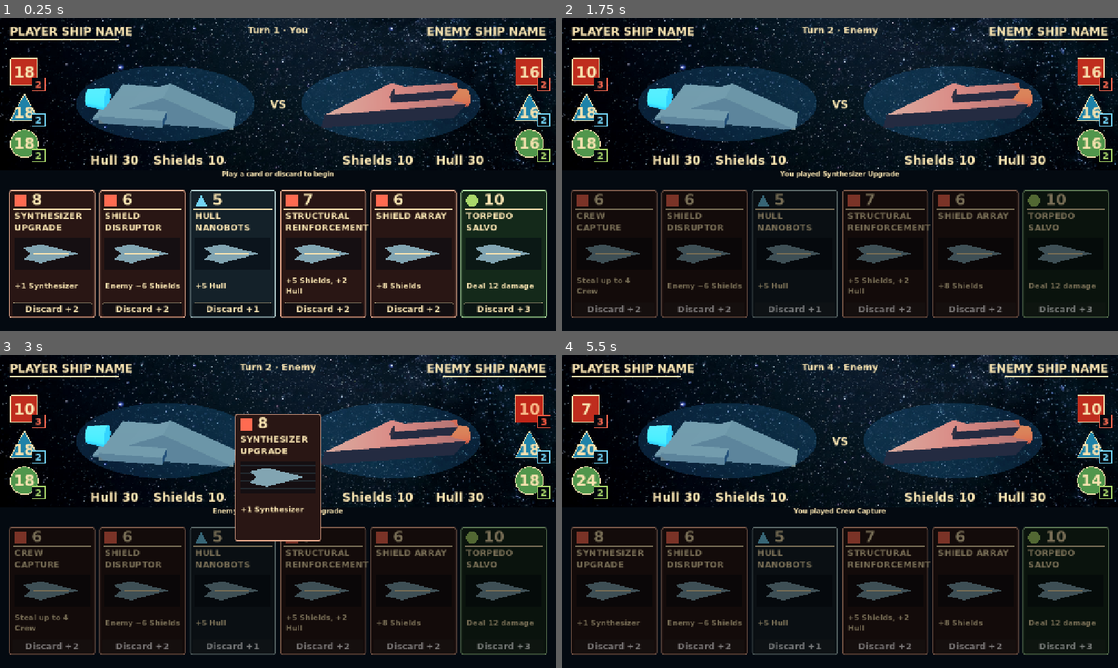
Above: before the commit, frames 1-4 (two rows, left to right).
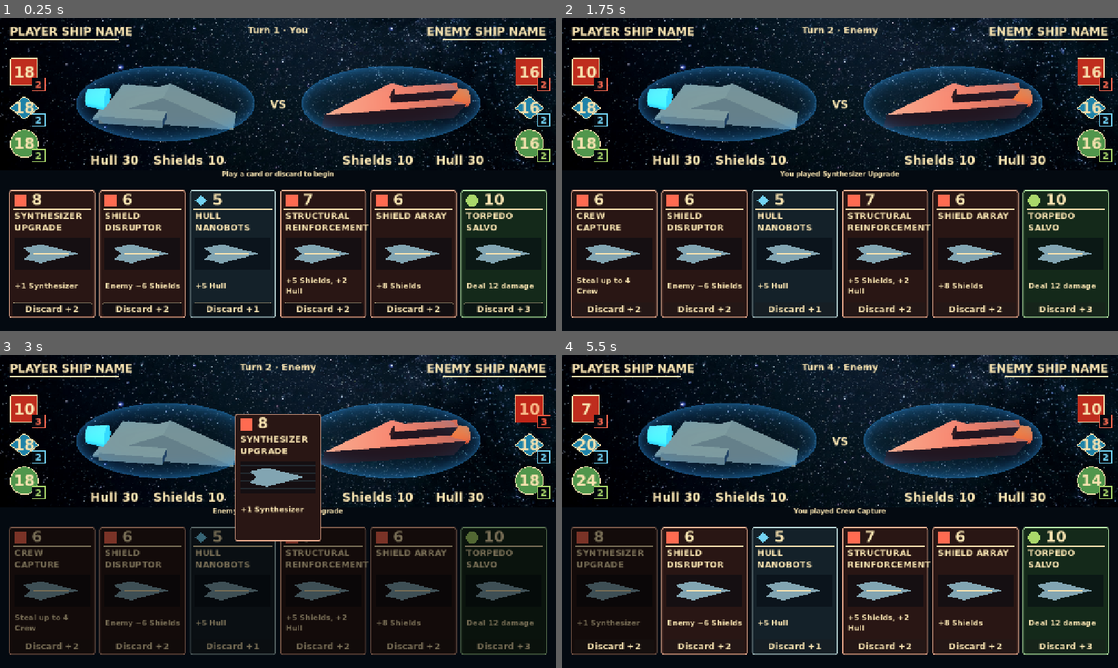
Above: after the commit, the same moments.

Repository: RPGMaster2000/arcospace
Game: Godot game, scene res://scenes/board_3d.tscn
Two runs of this game, one before a commit and one after it. Both use one fixed random seed, a clock stepped at 60 frames per second and the inputs below.
Inputs (mouse positions are in pixels of both pictures, inside the frame that each line leads up to):
- Up to frame 1 (0.25 s): no input
- Up to frame 2 (1.75 s): click "8" at 0.5 s; move the mouse to (962, 158) at 1.27 s; click (962, 158) at 1.42 s
- Up to frame 3 (3 s): drag from (166, 527) to (250, 574) at 2.02 s; move the mouse to (333, 442) at 2.77 s; click (333, 442) at 2.92 s
- Up to frame 4 (5.5 s): drag from (812, 574) to (673, 464) at 3.52 s; click "6" at 4.25 s; move the mouse to (1006, 558) at 5.02 s; click (1006, 558) at 5.17 s

The runs differ from the first frame. In frame 1, 4.6% of the frame differs, in the area x 1-98%, y 15-61%; in frame 2, 13%, in the area x 1-99%, y 15-96%; in frame 3, 4.8%; in frame 4, 12%.

Commit message:
Add shield strength gradients, hull effects and smooth turn presentation

Diff:
--- a/scenes/board.tscn
+++ b/scenes/board.tscn
@@ -16,6 +16,8 @@
 
 [ext_resource type="Script" path="res://scripts/battle_effects.gd" id="6_effects"]
 
+[ext_resource type="Script" path="res://scripts/turn_presentation.gd" id="7_turn"]
+
 [sub_resource type="SystemFont" id="BoldFont"]
 font_names = PackedStringArray("DejaVu Sans", "Arial")
 font_weight = 700
@@ -146,19 +148,19 @@
 
 [node name="Shape" type="Polygon2D" parent="PlayerResource2" unique_id=609049209]
 color = Color(0.12, 0.51, 0.66, 1)
-polygon = PackedVector2Array(33, 0, 67, 63, 0, 63)
+polygon = PackedVector2Array(0, 33, 33, 7, 66, 33, 33, 59)
 
 [node name="Outline" type="Line2D" parent="PlayerResource2" unique_id=1658419309]
-points = PackedVector2Array(33, 0, 67, 63, 0, 63, 33, 0)
+points = PackedVector2Array(0, 33, 33, 7, 66, 33, 33, 59, 0, 33)
 width = 2.0
 default_color = Color(0.97, 0.89, 0.69, 1)
 antialiased = true
 
 [node name="energy" type="Label" parent="PlayerResource2" unique_id=1179632290]
 layout_mode = 0
-offset_top = 22.0
+offset_top = 11.0
 offset_right = 66.0
-offset_bottom = 68.0
+offset_bottom = 57.0
 theme_override_font_sizes/font_size = 34
 text = "16"
 horizontal_alignment = 1
@@ -314,19 +316,19 @@
 
 [node name="Shape" type="Polygon2D" parent="EnemyResource2" unique_id=1922745462]
 color = Color(0.12, 0.51, 0.66, 1)
-polygon = PackedVector2Array(33, 0, 67, 63, 0, 63)
+polygon = PackedVector2Array(0, 33, 33, 7, 66, 33, 33, 59)
 
 [node name="Outline" type="Line2D" parent="EnemyResource2" unique_id=990162519]
-points = PackedVector2Array(33, 0, 67, 63, 0, 63, 33, 0)
+points = PackedVector2Array(0, 33, 33, 7, 66, 33, 33, 59, 0, 33)
 width = 2.0
 default_color = Color(0.97, 0.89, 0.69, 1)
 antialiased = true
 
 [node name="energy" type="Label" parent="EnemyResource2" unique_id=649610336]
 layout_mode = 0
-offset_top = 22.0
+offset_top = 11.0
 offset_right = 66.0
-offset_bottom = 68.0
+offset_bottom = 57.0
 theme_override_font_sizes/font_size = 34
 text = "16"
 horizontal_alignment = 1
@@ -612,6 +614,23 @@
 [node name="BattleEffects" type="Node" parent="."]
 script = ExtResource("6_effects")
 
+[node name="EnemyTurnBanner" type="Label" parent="."]
+layout_mode = 0
+offset_left = 430.0
+offset_top = 267.0
+offset_right = 850.0
+offset_bottom = 307.0
+mouse_filter = 2
+theme_override_colors/font_color = Color(1, 0.65, 0.45, 1)
+theme_override_colors/font_shadow_color = Color(0, 0, 0, 0.9)
+theme_override_constants/shadow_offset_x = 2
+theme_override_constants/shadow_offset_y = 2
+theme_override_font_sizes/font_size = 26
+text = "ENEMY TURN"
+horizontal_alignment = 1
+vertical_alignment = 1
+script = ExtResource("7_turn")
+
 [editable path="ShieldPlatingCard"]
 [editable path="SynthesizerUpgradeCard"]
 [editable path="LaserBurstCard"]
--- a/scenes/card.tscn
+++ b/scenes/card.tscn
@@ -77,7 +77,7 @@
 
 
 [node name="Energy" type="Polygon2D" parent="ResourceIcon"]
-polygon = PackedVector2Array(14, 0, 29, 28, 0, 28)
+polygon = PackedVector2Array(0, 14, 14, 3, 28, 14, 14, 25)
 color = Color(0.45, 0.83, 0.96, 1)
 
 
--- a/scenes/ship_3d.tscn
+++ b/scenes/ship_3d.tscn
@@ -1,6 +1,7 @@
-[gd_scene load_steps=9 format=3]
+[gd_scene load_steps=10 format=3]
 
 [ext_resource type="Script" path="res://scripts/ship_3d.gd" id="1"]
+[ext_resource type="Shader" path="res://shaders/shield_3d.gdshader" id="ShieldShader"]
 [sub_resource type="StandardMaterial3D" id="HullMaterial"]
 albedo_color = Color(0.52, 0.67, 0.73, 1)
 metallic = 0.45
@@ -9,10 +10,8 @@
 albedo_color = Color(0.2, 0.8, 1, 1)
 emission_enabled = true
 emission = Color(0.2, 0.8, 1, 1)
-[sub_resource type="StandardMaterial3D" id="ShieldMaterial"]
-transparency = 1
-shading_mode = 0
-albedo_color = Color(0.2, 0.65, 1, 0.18)
+[sub_resource type="ShaderMaterial" id="ShieldMaterial"]
+shader = ExtResource("ShieldShader")
 [sub_resource type="PrismMesh" id="HullMesh"]
 size = Vector3(3.5, 0.7, 1.1)
 [sub_resource type="BoxMesh" id="WingMesh"]
--- a/scripts/battle_effects.gd
+++ b/scripts/battle_effects.gd
@@ -42,6 +42,8 @@
 		var ship: Node = get_parent().get_node(player_ship_path if side == "player" else enemy_ship_path)
 		var hull_delta: int = current.hull - old.hull
 		var shield_delta: int = current.shields - old.shields
+		if hull_delta < 0 and current.shields == 0 and ship.has_method("animate_explosions"):
+			ship.animate_explosions(_job(), maxf(hit_seconds, 0.5))
 		if hull_delta < 0 or (shield_delta < 0 and impact):
 			_hit(ship, hull_delta < 0, shield_delta < 0, side)
 		elif shield_delta < 0:
@@ -154,7 +156,7 @@
 
 func _pulse_shield(ship: Node, increase: bool) -> void:
 	if ship.has_method("animate_shield"):
-		ship.animate_shield(_job(), shield_seconds)
+		ship.animate_shield(_job(), shield_seconds, increase)
 		return
 	var shield: Line2D = ship.get_node("ShieldPlaceholder")
 	var size_before: Vector2 = shield.scale
--- a/scripts/board.gd
+++ b/scripts/board.gd
@@ -228,6 +228,7 @@
 
 
 func refresh_display() -> void:
+	$EnemyTurnBanner.show_enemy_turn(current_actor == "enemy" and winner.is_empty(), card_slots)
 	$PlayerShip/ShieldPlaceholder.visible = player_shields > 0
 	$EnemyShip/ShieldPlaceholder.visible = enemy_shields > 0
 	var player_can_act: bool = winner.is_empty() and current_actor == "player" and not resolving_card
@@ -259,5 +260,5 @@
 		var playable: bool = card != null and player_can_act
 		if playable:
 			playable = get("player_" + card.family) >= card.cost
-		button.set_playable(playable)
+		button.set_playable(playable, int(card != null and get("player_" + card.family) >= card.cost))
 		button.set_discardable(card != null and player_can_act)
--- a/scripts/board_3d.gd
+++ b/scripts/board_3d.gd
@@ -4,5 +4,5 @@
 # All card rules, input and turn handling are inherited unchanged.
 func refresh_display() -> void:
 	super.refresh_display()
-	$BattleView/Viewport/Battlefield/PlayerShip/Shield.visible = player_shields > 0
-	$BattleView/Viewport/Battlefield/EnemyShip/Shield.visible = enemy_shields > 0
+	$BattleView/Viewport/Battlefield/PlayerShip.set_shield_strength(player_shields)
+	$BattleView/Viewport/Battlefield/EnemyShip.set_shield_strength(enemy_shields)
--- a/scripts/card_view.gd
+++ b/scripts/card_view.gd
@@ -17,6 +17,8 @@
 
 func _ready() -> void:
 	$DiscardButton.pressed.connect(_on_discard_pressed)
+	# The whole hand fades on turn changes; avoid an instant disabled-text jump.
+	$DiscardButton.add_theme_color_override("font_disabled_color", $DiscardButton.get_theme_color("font_color"))
 	refresh_card()
 
 
@@ -65,10 +67,12 @@
 	tooltip_text += "\nRight-click: discard (+%d %s)" % [int(floor(card_data.cost / 3.0)), card_data.family.capitalize()]
 
 
-func set_playable(playable: bool) -> void:
+func set_playable(playable: bool, affordable: int = -1) -> void:
 	disabled = not playable
+	if affordable < 0:
+		affordable = int(playable)
 	# Keep the discard footer bright and clickable even when play is unaffordable.
-	var tint: Color = Color.WHITE if playable else Color(0.48, 0.48, 0.48)
+	var tint: Color = Color.WHITE if affordable != 0 else Color(0.48, 0.48, 0.48)
 	self_modulate = tint
 	for path in ["TitleLabel", "CostLabel", "DescriptionLabel", "ResourceIcon", "ArtPlaceholder", "CostRule"]:
 		get_node(path).modulate = tint
--- a/scripts/ship_3d.gd
+++ b/scripts/ship_3d.gd
@@ -5,7 +5,8 @@
 @onready var body: Node3D = $Body
 @onready var shield: MeshInstance3D = $Shield
 var hull_material: StandardMaterial3D
-var shield_material: StandardMaterial3D
+var shield_material: ShaderMaterial
+var repair_material: ShaderMaterial
 var base_color: Color
 
 func _ready() -> void:
@@ -14,8 +15,14 @@
 	for part in body.get_children():
 		if part is MeshInstance3D and part.name != "Engine":
 			part.material_override = hull_material
+	repair_material = ShaderMaterial.new()
+	repair_material.shader = preload("res://shaders/repair_3d.gdshader")
+	repair_material.set_shader_parameter("progress", -1.0)
+	hull_material.next_pass = repair_material
 	shield_material = shield.material_override.duplicate()
 	shield.material_override = shield_material
+	shield_material.set_shader_parameter("formation", 1.0)
+	shield_material.set_shader_parameter("hit", 0.0)
 
 func animate_hit(tween: Tween, hull_hit: bool, seconds: float) -> void:
 	var origin: Vector3 = body.position
@@ -28,19 +35,69 @@
 		body.position = origin
 		hull_material.albedo_color = base_color)
 
-func animate_shield(tween: Tween, seconds: float) -> void:
-	var original: Vector3 = shield.scale
-	tween.tween_method(func(p: float):
-		var pulse: float = absf(sin(p * PI * 6)) * (1.0 - p)
-		shield.scale = original * (1.0 + pulse * 0.04)
-		shield_material.albedo_color.a = 0.18 + pulse * 0.32,
-		0.0, 1.0, seconds)
+func set_shield_strength(value: int) -> void:
+	shield.visible = value > 0
+	shield_material.set_shader_parameter("strength", clampf(value / 10.0, 0.0, 1.0))
+
+func animate_shield(tween: Tween, seconds: float, increase: bool = false) -> void:
+	if increase:
+		shield_material.set_shader_parameter("formation", 0.0)
+		tween.tween_method(func(p: float): shield_material.set_shader_parameter("formation", p), 0.0, 1.0, seconds)
+	else:
+		tween.tween_method(func(p: float):
+			shield_material.set_shader_parameter("hit", absf(sin(p * PI * 6)) * (1.0 - p)), 0.0, 1.0, seconds)
 	tween.tween_callback(func():
-		shield.scale = original
-		shield_material.albedo_color.a = 0.18)
+		shield_material.set_shader_parameter("formation", 1.0)
+		shield_material.set_shader_parameter("hit", 0.0))
 
 func animate_repair(tween: Tween, seconds: float) -> void:
+	repair_material.set_shader_parameter("center_y", global_position.y)
+	tween.tween_method(func(p: float): repair_material.set_shader_parameter("progress", p), 0.0, 1.0, seconds)
+	tween.tween_callback(func(): repair_material.set_shader_parameter("progress", -1.0))
+
+func animate_explosions(tween: Tween, seconds: float) -> void:
+	# Small temporary flashes on actual hull surfaces; no physics or gameplay changes.
+	var flashes: Array[MeshInstance3D] = []
+	var hull_mesh: MeshInstance3D = $Body/Hull
+	var faces: PackedVector3Array = hull_mesh.mesh.get_faces()
+	var visible_faces: Array[int] = []
+	var camera: Camera3D = get_viewport().get_camera_3d()
+	for face_index in range(0, faces.size(), 3):
+		var a: Vector3 = hull_mesh.to_global(faces[face_index])
+		var b: Vector3 = hull_mesh.to_global(faces[face_index + 1])
+		var c: Vector3 = hull_mesh.to_global(faces[face_index + 2])
+		# Godot triangles use clockwise front-face winding.
+		if camera == null or (c - a).cross(b - a).dot(camera.global_position - a) > 0.0:
+			visible_faces.append(face_index)
+	if visible_faces.is_empty():
+		visible_faces.append(0)
+	for i in range(5):
+		var face: int = visible_faces.pick_random()
+		var a: Vector3 = faces[face]
+		var b: Vector3 = faces[face + 1]
+		var c: Vector3 = faces[face + 2]
+		var u: float = sqrt(randf())
+		var v: float = randf()
+		var flash := MeshInstance3D.new()
+		flash.mesh = SphereMesh.new()
+		flash.mesh.radius = 0.12
+		flash.mesh.height = 0.24
+		flash.mesh.radial_segments = 8
+		flash.mesh.rings = 4
+		var material := StandardMaterial3D.new()
+		material.shading_mode = BaseMaterial3D.SHADING_MODE_UNSHADED
+		material.transparency = BaseMaterial3D.TRANSPARENCY_ALPHA
+		material.albedo_color = Color(1, 0.5, 0.08)
+		flash.material_override = material
+		hull_mesh.add_child(flash)
+		flash.position = a * (1.0 - u) + b * u * (1.0 - v) + c * u * v + (c - a).cross(b - a).normalized() * 0.06
+		flash.scale = Vector3.ONE * 0.001
+		flashes.append(flash)
 	tween.tween_method(func(p: float):
-		hull_material.albedo_color = base_color.lerp(Color(0.5, 1, 0.8), sin(p * PI)),
-		0.0, 1.0, seconds)
-	tween.tween_callback(func(): hull_material.albedo_color = base_color)
+		for i in range(flashes.size()):
+			var age: float = clampf((p - i * 0.1) / 0.6, 0.0, 1.0)
+			flashes[i].scale = Vector3.ONE * maxf(0.001, sin(age * PI) * 1.8)
+			flashes[i].material_override.albedo_color = Color(1, 0.55 * (1.0 - age), 0.05, 1.0 - age), 0.0, 1.0, seconds)
+	tween.tween_callback(func():
+		for flash in flashes:
+			flash.queue_free())
--- /dev/null
+++ b/scripts/turn_presentation.gd
@@ -0,0 +1,26 @@
+extends Label
+
+# RESPONSIBILITY: Show whose turn it is without delaying or advancing turns.
+const FADE_SECONDS: float = 0.2
+var enemy_active: bool = false
+var transition: Tween
+var resting_y: float
+
+func _ready() -> void:
+	resting_y = position.y
+	position.y = resting_y - 100.0
+	modulate.a = 0.0
+
+func show_enemy_turn(active: bool, slots: Array[NodePath]) -> void:
+	if active == enemy_active:
+		return
+	enemy_active = active
+	if transition:
+		transition.kill()
+	transition = create_tween().set_parallel(true)
+	transition.set_trans(Tween.TRANS_QUAD).set_ease(Tween.EASE_OUT)
+	transition.tween_property(self, "position:y", resting_y if active else resting_y - 100.0, FADE_SECONDS)
+	transition.tween_property(self, "modulate:a", 1.0 if active else 0.0, FADE_SECONDS)
+	for path in slots:
+		var card: Control = get_parent().get_node(path)
+		transition.tween_property(card, "modulate", Color(0.48, 0.48, 0.48) if active else Color.WHITE, FADE_SECONDS)
--- /dev/null
+++ b/shaders/repair_3d.gdshader
@@ -0,0 +1,12 @@
+shader_type spatial;
+render_mode unshaded, blend_add, depth_draw_never;
+uniform float progress = -1.0;
+uniform float center_y = 0.0;
+varying float world_y;
+void vertex() { world_y = (MODEL_MATRIX * vec4(VERTEX, 1.0)).y; }
+void fragment() {
+	float band_y = center_y + mix(-1.2, 1.2, progress);
+	float band = exp(-pow((world_y - band_y) / 0.22, 2.0));
+	ALBEDO = vec3(1.0, 0.08, 0.045);
+	ALPHA = progress < 0.0 ? 0.0 : band * sin(progress * 3.14159) * 0.65;
+}
--- /dev/null
+++ b/shaders/shield_3d.gdshader
@@ -0,0 +1,15 @@
+shader_type spatial;
+render_mode unshaded, cull_back, depth_draw_never;
+uniform vec4 tint : source_color = vec4(0.2, 0.65, 1.0, 1.0);
+uniform float strength : hint_range(0.0, 1.0) = 1.0;
+uniform float formation : hint_range(0.0, 1.0) = 1.0;
+uniform float hit = 0.0;
+void fragment() {
+	float facing = clamp(dot(normalize(NORMAL), normalize(VIEW)), 0.0, 1.0);
+	float rim = pow(1.0 - facing, 2.0);
+	float radius = sqrt(max(0.0, 1.0 - facing * facing));
+	float reveal = formation >= 1.0 ? 1.0 : 1.0 - smoothstep(formation - 0.04, formation + 0.04, radius);
+	float wave = (1.0 - smoothstep(0.0, 0.09, abs(radius - formation))) * sin(formation * 3.14159);
+	ALBEDO = tint.rgb;
+	ALPHA = strength * clamp((0.035 + rim * 0.5 + hit * 0.22) * reveal + wave * 0.65, 0.0, 0.9);
+}
--- a/tests/board_3d_test.gd
+++ b/tests/board_3d_test.gd
@@ -24,13 +24,19 @@
 	board.enemy_shields = 0
 	board.refresh_display()
 	check(not enemy.shield.visible, "Zero shields must be invisible")
+	for strength in [20, 10, 5, 1, 0]:
+		enemy.set_shield_strength(strength)
+		check(is_equal_approx(float(enemy.shield_material.get_shader_parameter("strength")), minf(strength / 10.0, 1.0)), "Shield opacity must follow strength below ten")
 	var before: Dictionary = board._both_states()
 	board.enemy_hull -= 3
 	fx.play_changes(before, board._both_states(), "", "", 0, true)
 	await create_timer(0.1).timeout
+	check(enemy.get_node("Body/Hull").get_child_count() == 5, "Unshielded damage must spawn hull explosions")
 	check(enemy.hull_material.albedo_color != enemy.base_color, "3D hull must flash on damage")
 	check(player.hull_material.albedo_color == player.base_color, "Enemy damage must not tint player")
 	await fx.finished
+	await process_frame
+	check(enemy.get_node("Body/Hull").get_child_count() == 0, "Explosions must clean up")
 	check(enemy.body.position == Vector3.ZERO, "Recoil must restore position")
 	check(enemy.hull_material.albedo_color == enemy.base_color, "Hull tint must restore")
 	before = board._both_states()
@@ -38,7 +44,7 @@
 	fx.play_changes(before, board._both_states())
 	board.refresh_display()
 	await create_timer(0.06).timeout
-	check(enemy.shield.visible and enemy.shield_material.albedo_color.a > 0.18, "Shield gain must restore and pulse shell")
+	check(enemy.shield.visible and float(enemy.shield_material.get_shader_parameter("formation")) < 1.0, "Shield gain must restore and pulse shell")
 	await fx.finished
 	board.hand.cards[0] = Library.CARDS[2]
 	var hull_before: int = board.player_hull
@@ -47,6 +53,26 @@
 	await board.action_finished
 	check(board.player_hull > hull_before, "Original repair card must still apply")
 	check(board.current_actor == "enemy" and not fx.busy, "Original turn flow must resume")
+	await create_timer(0.25).timeout
+	var banner = board.get_node("EnemyTurnBanner")
+	var card = board.get_node(board.card_slots[0])
+	check(is_equal_approx(card.modulate.r, 0.48) and is_equal_approx(banner.modulate.a, 1.0), "Enemy turn must dim hand and show banner")
+	board.enemy_timer.stop()
+	board.current_actor = "player"
+	board.refresh_display()
+	await create_timer(0.08).timeout
+	check(card.modulate.r > 0.48 and card.modulate.r < 1.0, "Return to player must fade rather than snap")
+	await create_timer(0.2).timeout
+	check(card.modulate == Color.WHITE and is_zero_approx(banner.modulate.a), "Player turn restores hand and hides banner")
+	# A hull-only repair must never start a shield animation.
+	before = board._both_states()
+	board.player_hull += 1
+	fx.play_changes(before, board._both_states())
+	await create_timer(0.1).timeout
+	check(float(player.repair_material.get_shader_parameter("progress")) > 0.0, "Repair sweep must advance")
+	check(float(player.shield_material.get_shader_parameter("formation")) == 1.0, "Hull repair must leave shield alone")
+	await fx.finished
+	check(float(player.repair_material.get_shader_parameter("progress")) == -1.0, "Repair sweep must reset")
 	board.queue_free()
 	await process_frame
 	print("3D integration checks: %d failures" % failures)
Not shown, added: scripts/turn_presentation.gd.uid
Not shown, added: shaders/repair_3d.gdshader.uid
Not shown, added: shaders/shield_3d.gdshader.uid
Not shown, changed: docs/3d-feasibility.md
